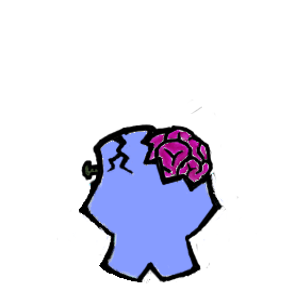
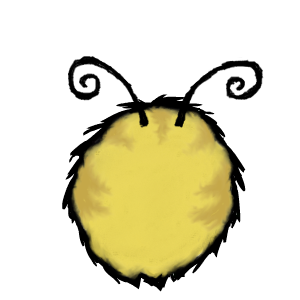
Revision of a layered 300×300 image; what changed, layer by layer:
added layer "Layer" above "headbase-4.png" over bbox(62, 56, 264, 292)
hid "headbase-4.png" over bbox(57, 99, 248, 284)
